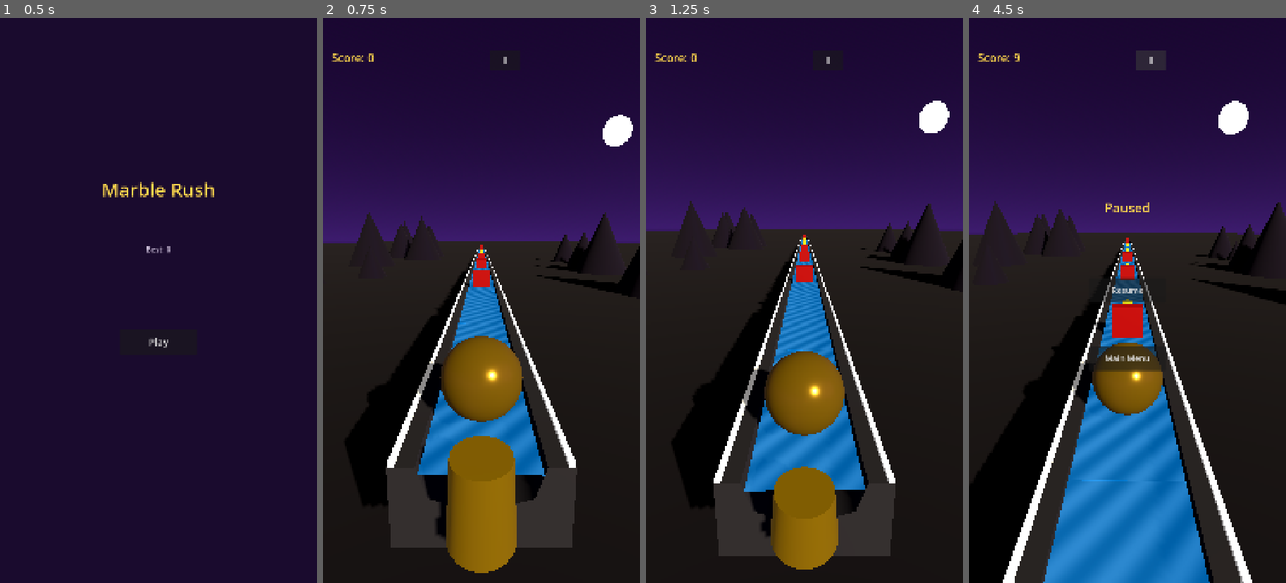
Above: before the commit, frames 1-4 (left to right).
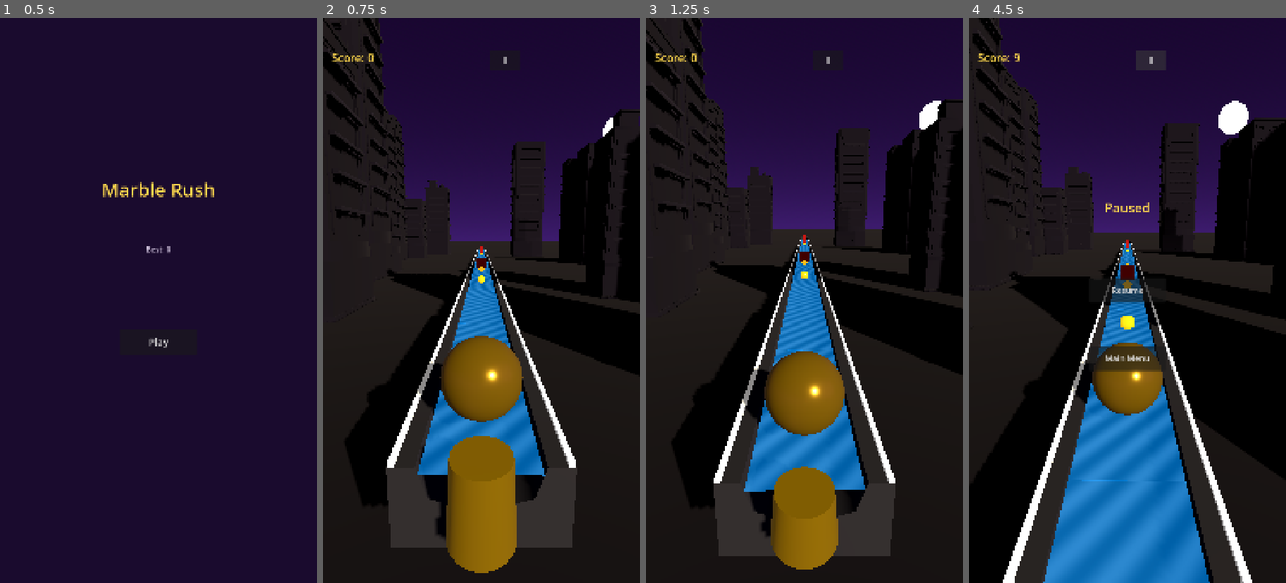
Above: after the commit, the same moments.

Repository: Ebrahassad/marble-rush
Game: Godot game, scene res://scenes/MainMenu.tscn
The game is run twice, just before and just after one commit, with the same random seed, the same clock (stepped at 60 frames per second) and the same inputs.
Inputs:
- Up to frame 1 (0.5 s): no input
- Up to frame 2 (0.75 s): click "Play" at 0.5 s
- Up to frame 3 (1.25 s): no input
- Up to frame 4 (4.5 s): click "II" at 1.25 s; click "Resume" at 2 s; click "II" at 2.75 s; click "Resume" at 3.5 s; click "II" at 4.25 s

Frame 1 is identical in both runs. In frame 2, 21% of the frame differs, in the area x 0-100%, y 0-64%; in frame 3, 22%; in frame 4, 27%, in the area x 0-100%, y 0-82%.

Commit message:
Replace simple cone mountains with real Kenney skyscraper buildings for a professional skyline

Diff:
--- a/scripts/track_manager.gd
+++ b/scripts/track_manager.gd
@@ -3,15 +3,23 @@
 @export var track_piece_scene: PackedScene = preload("res://scenes/TrackPiece.tscn")
 @export var obstacle_scene: PackedScene = preload("res://scenes/Obstacle.tscn")
 @export var coin_scene: PackedScene = preload("res://scenes/Coin.tscn")
-@export var mountain_scene: PackedScene = preload("res://scenes/Mountain.tscn")
 @export var piece_length: float = 2.19
 @export var pieces_ahead: int = 50
 @export var min_pieces_between_obstacles: int = 5
 @export var ball_path: NodePath
 
+var building_scenes: Array[PackedScene] = [
+	preload("res://assets/buildings/building-skyscraper-a.glb"),
+	preload("res://assets/buildings/building-skyscraper-b.glb"),
+	preload("res://assets/buildings/building-skyscraper-c.glb"),
+	preload("res://assets/buildings/building-skyscraper-d.glb"),
+	preload("res://assets/buildings/building-skyscraper-e.glb"),
+]
+static var cached_building_material: StandardMaterial3D = null
+
 var ball: Node3D
 var active_pieces: Array[Node3D] = []
-var active_mountains: Array[Node3D] = []
+var active_buildings: Array[Node3D] = []
 var next_z: float = 0.0
 var piece_count: int = 0
 var pieces_since_obstacle: int = 999
@@ -20,6 +28,10 @@
 func _ready() -> void:
 	ball = get_node(ball_path)
 	rng.randomize()
+	if cached_building_material == null:
+		cached_building_material = StandardMaterial3D.new()
+		cached_building_material.albedo_color = Color(0.08, 0.05, 0.15)
+		cached_building_material.roughness = 1.0
 	for i in range(pieces_ahead):
 		_spawn_piece()
 
@@ -36,9 +48,9 @@
 		var old_piece: Node3D = active_pieces.pop_front()
 		old_piece.queue_free()
 
-	while active_mountains.size() > 0 and active_mountains[0].global_position.z - ball.global_position.z > piece_length * 40.0:
-		var old_mountain: Node3D = active_mountains.pop_front()
-		old_mountain.queue_free()
+	while active_buildings.size() > 0 and active_buildings[0].global_position.z - ball.global_position.z > piece_length * 40.0:
+		var old_building: Node3D = active_buildings.pop_front()
+		old_building.queue_free()
 
 func _spawn_piece() -> void:
 	var piece: Node3D = track_piece_scene.instantiate()
@@ -63,12 +75,23 @@
 
 	if piece_count % 3 == 0:
 		var side: float = -1.0 if rng.randf() < 0.5 else 1.0
-		var mountain: Node3D = mountain_scene.instantiate()
-		add_child(mountain)
-		var x_offset: float = side * rng.randf_range(14.0, 26.0)
-		var height_scale: float = rng.randf_range(0.6, 1.8)
-		mountain.global_position = Vector3(x_offset, -3.0, next_z)
-		mountain.scale = Vector3(height_scale, height_scale, height_scale)
-		active_mountains.append(mountain)
+		var chosen: PackedScene = building_scenes[rng.randi_range(0, building_scenes.size() - 1)]
+		var building: Node3D = chosen.instantiate()
+		add_child(building)
+		var x_offset: float = side * rng.randf_range(12.0, 30.0)
+		var scale_factor: float = rng.randf_range(3.5, 8.0)
+		building.global_position = Vector3(x_offset, -1.2, next_z)
+		building.scale = Vector3(scale_factor, scale_factor, scale_factor)
+		_apply_building_material(building, cached_building_material)
+		active_buildings.append(building)
 
 	next_z -= piece_length
+
+func _apply_building_material(node: Node, mat: Material) -> void:
+	if node is MeshInstance3D:
+		var mesh_instance: MeshInstance3D = node
+		if mesh_instance.mesh:
+			for i in range(mesh_instance.mesh.get_surface_count()):
+				mesh_instance.set_surface_override_material(i, mat)
+	for child in node.get_children():
+		_apply_building_material(child, mat)
Binary file added: assets/buildings/building-skyscraper-a.glb
Binary file added: assets/buildings/building-skyscraper-b.glb
Binary file added: assets/buildings/building-skyscraper-c.glb
Binary file added: assets/buildings/building-skyscraper-d.glb
Binary file added: assets/buildings/building-skyscraper-e.glb
